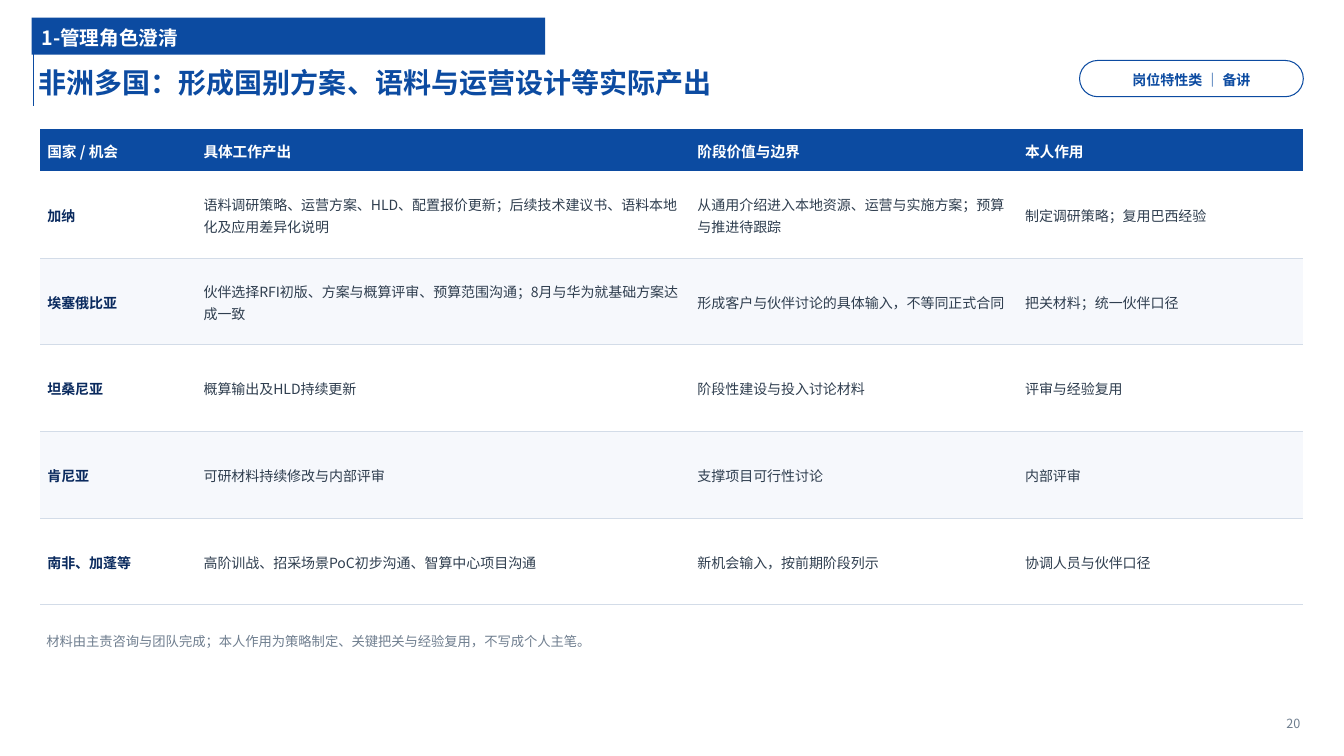
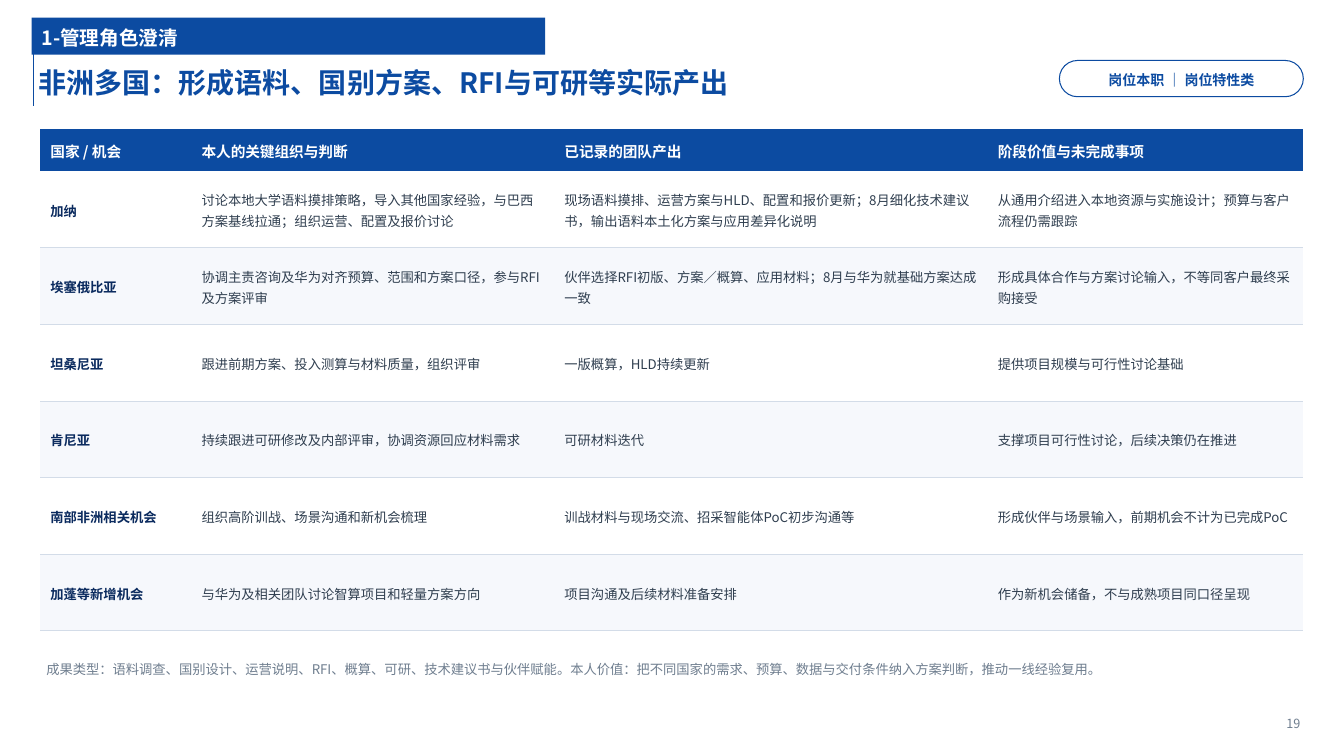
Before and after one commit to chyhcs/wyyh, a slide deck: slide 19 of 干部试用期转正述职-陈昊.pptx (slide 20 before the commit). Drawn at 1344x756 pixels with LibreOffice and Linux fonts; fonts in the diff are those of the drawing. Boxes give left, top, right and bottom in pixels: in the first picture for what was removed or moved away, otherwise in the second. Text is boxed around its words. In the diff, an @@ line names an element or a change of style, - is before the commit and + after.

```diff
--- a/干部试用期转正述职-陈昊.pptx
+++ b/干部试用期转正述职-陈昊.pptx
@@ title at (38, 69, 728, 96): text changed @@
-非洲多国：形成国别方案、语料与运营设计等实际产出
+非洲多国：形成语料、国别方案、RFI与可研等实际产出
@@ rounded rectangle "岗位本职 ｜ 岗位特性类": place and size @@
-rounded rectangle "岗位本职 ｜ 岗位特性类" at (1080, 60, 1304, 97)
+rounded rectangle "岗位本职 ｜ 岗位特性类" at (1060, 60, 1304, 97)
@@ text in rounded rectangle at (1108, 73, 1255, 87): text changed @@
-岗位特性类 ｜ 备讲
+岗位本职 ｜ 岗位特性类
@@ table at (40, 129, 1304, 631) @@
-row 1: 国家 / 机会 | 具体工作产出 | 阶段价值与边界 | 本人作用
-row 2: 加纳 | 语料调研策略、运营方案、HLD、配置报价更新；后续技术建议书、语料本地化及应用差异化说明 | 从通用介绍进入本地资源、运营与实施方案；预算与推进待跟踪 | 制定调研策略；复用巴西经验
-row 3: 埃塞俄比亚 | 伙伴选择RFI初版、方案与概算评审、预算范围沟通；8月与华为就基础方案达成一致 | 形成客户与伙伴讨论的具体输入，不等同正式合同 | 把关材料；统一伙伴口径
-row 4: 坦桑尼亚 | 概算输出及HLD持续更新 | 阶段性建设与投入讨论材料 | 评审与经验复用
-row 5: 肯尼亚 | 可研材料持续修改与内部评审 | 支撑项目可行性讨论 | 内部评审
-row 6: 南非、加蓬等 | 高阶训战、招采场景PoC初步沟通、智算中心项目沟通 | 新机会输入，按前期阶段列示 | 协调人员与伙伴口径
+row 1: 国家 / 机会 | 本人的关键组织与判断 | 已记录的团队产出 | 阶段价值与未完成事项
+row 2: 加纳 | 讨论本地大学语料摸排策略，导入其他国家经验，与巴西方案基线拉通；组织运营、配置及报价讨论 | 现场语料摸排、运营方案与HLD、配置和报价更新；8月细化技术建议书，输出语料本土化方案与应用差异化说明 | 从通用介绍进入本地资源与实施设计；预算与客户流程仍需跟踪
+row 3: 埃塞俄比亚 | 协调主责咨询及华为对齐预算、范围和方案口径，参与RFI及方案评审 | 伙伴选择RFI初版、方案／概算、应用材料；8月与华为就基础方案达成一致 | 形成具体合作与方案讨论输入，不等同客户最终采购接受
+row 4: 坦桑尼亚 | 跟进前期方案、投入测算与材料质量，组织评审 | 一版概算，HLD持续更新 | 提供项目规模与可行性讨论基础
+row 5: 肯尼亚 | 持续跟进可研修改及内部评审，协调资源回应材料需求 | 可研材料迭代 | 支撑项目可行性讨论，后续决策仍在推进
+row 6: 南部非洲相关机会 | 组织高阶训战、场景沟通和新机会梳理 | 训战材料与现场交流、招采智能体PoC初步沟通等 | 形成伙伴与场景输入，前期机会不计为已完成PoC
+row 7: 加蓬等新增机会 | 与华为及相关团队讨论智算项目和轻量方案方向 | 项目沟通及后续材料准备安排 | 作为新机会储备，不与成熟项目同口径呈现
@@ text at (46, 663, 1101, 675): text changed @@
-材料由主责咨询与团队完成；本人作用为策略制定、关键把关与经验复用，不写成个人主笔。
+成果类型：语料调查、国别设计、运营说明、RFI、概算、可研、技术建议书与伙伴赋能。本人价值：把不同国家的需求、预算、数据与交付条件纳入方案判断，推动一线经验复用。
@@ text at (1286, 718, 1300, 728): text changed @@
-20
+19
```
Also in this commit, not shown: 25 other slides changed, 7 slides added, 6 slides removed, 2 other files.
